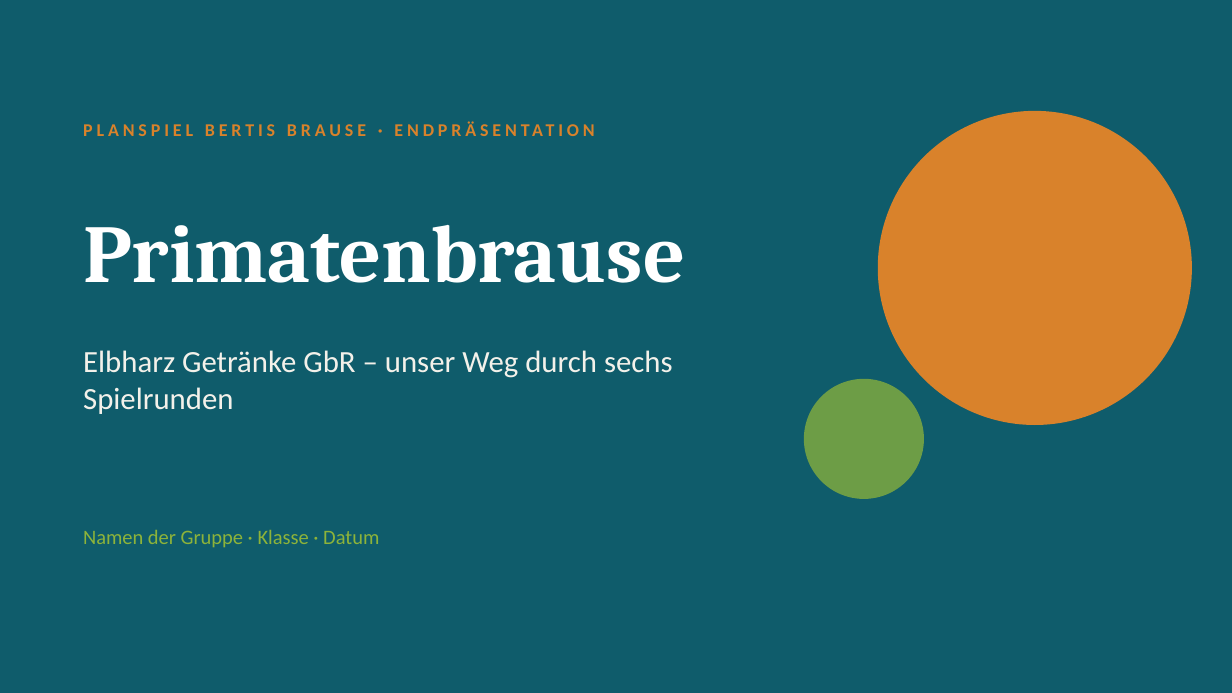
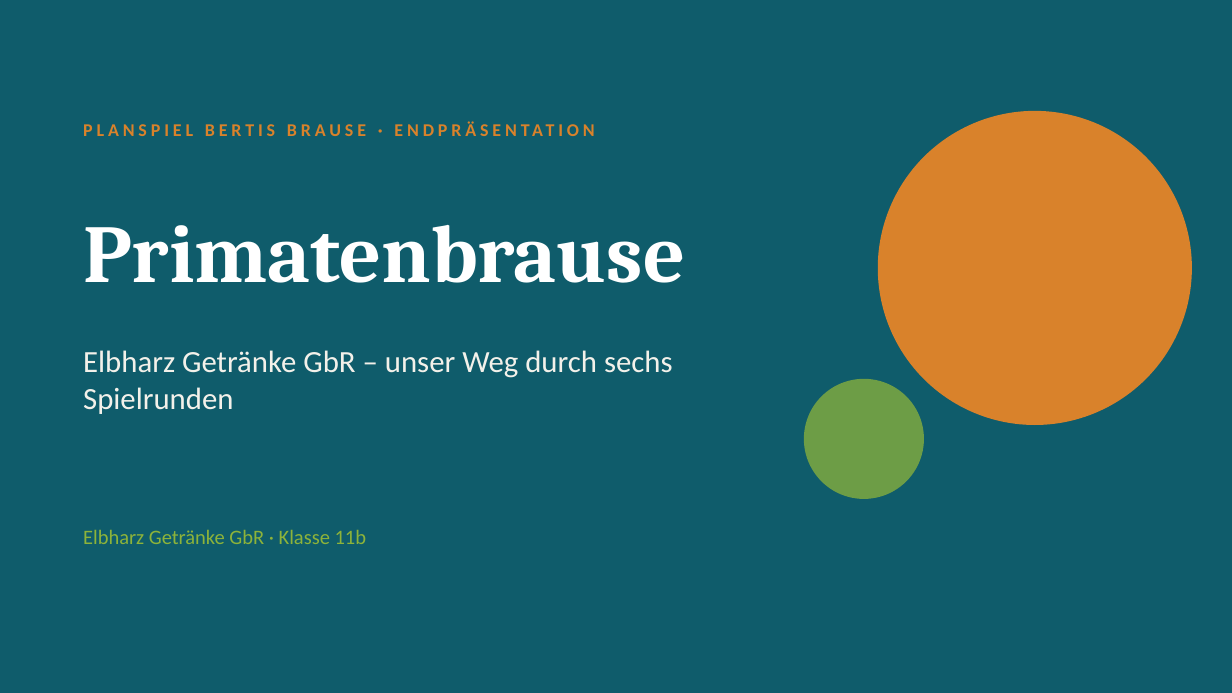
Before and after one commit to jofy0002/claude-workspace, a slide deck: slide 1 of endpraesentation/Elbharz_Endpraesentation_Geruest.pptx. Drawn at 1232x693 pixels with LibreOffice and Linux fonts; fonts in the diff are those of the drawing. Boxes give left, top, right and bottom in pixels: in the first picture for what was removed or moved away, otherwise in the second. Text is boxed around its words. In the diff, an @@ line names an element or a change of style, - is before the commit and + after.

```diff
--- a/endpraesentation/Elbharz_Endpraesentation_Geruest.pptx
+++ b/endpraesentation/Elbharz_Endpraesentation_Geruest.pptx
@@ text at (83, 530, 367, 544): text changed @@
-Namen der Gruppe · Klasse · Datum
+Elbharz Getränke GbR · Klasse 11b
```
Also in this commit, not shown: 2 other files.
